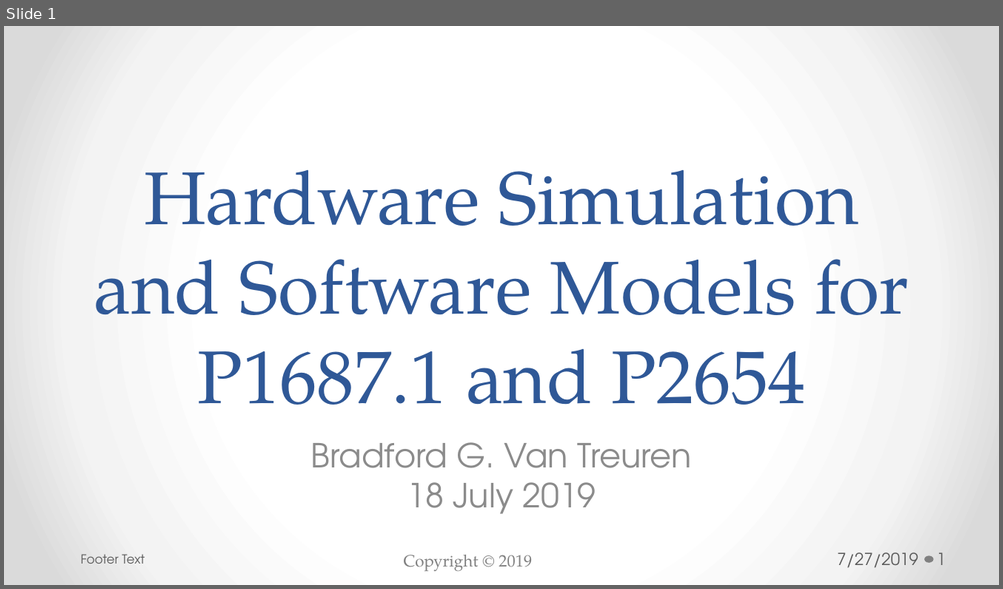
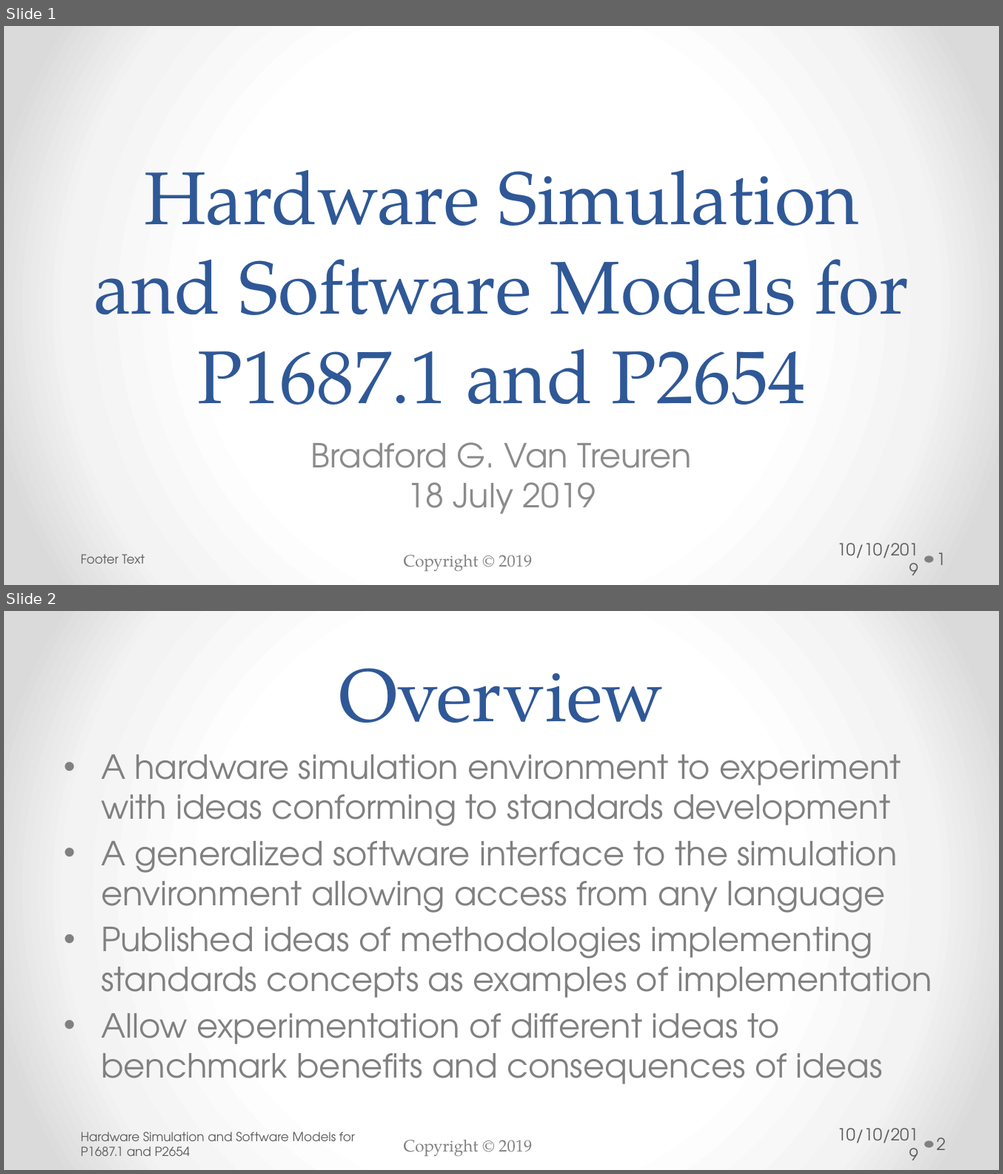
Before and after one commit to bradfordvt/P2654Simulations, a slide deck: docs/HLD.pptx. Shown one above the other, each under a label of ours: slide 1 before the commit, slides 1 and 2 after it. The pictures are 1003x589 and 1003x1174 pixels, drawn with LibreOffice and Linux fonts; fonts in the diff are those of the drawing; background and template pictures are left out. Boxes give left, top, right and bottom in pixels: in the first picture for what was removed or moved away, otherwise in the second. Text is boxed around its words. In the diff, an @@ line names an element or a change of style, - is before the commit and + after.

Commit message:
Updated HLD document to include latest view of models and architecture.  This second draft is to be shared with the IEEE P2654 team on 14 Oct 2019.

```diff
--- a/docs/HLD.pptx
+++ b/docs/HLD.pptx
@@ slide 2 added at <box>4,611,999,1170</box>, background gradient #FFFFFF to #F4F4F4 to #DADADA; not listed: 2 template elements that a slide beside it also shows @@
@@ title added at <box>338,668,663,723</box>, 54 pt, text #2F5897 @@
+Overview
@@ text added at <box>101,755,932,1085</box>, 24 pt, text #808080 @@
+• A hardware simulation environment to experiment with ideas conforming to standards development
+• A generalized software interface to the simulation environment allowing access from any language
+• Published ideas of methodologies implementing standards concepts as examples of implementation
+• Allow experimentation of different ideas to benchmark benefits and consequences of ideas
@@ text added at <box>81,1132,355,1156</box>, 9 pt, text #595959 @@
+Hardware Simulation and Software Models for P1687.1 and P2654
@@ text added at <box>836,1128,918,1144</box>, 12 pt, text #595959 @@
+10/10/2019
@@ page number added at <box>936,1138,945,1150</box>, 12 pt, text #595959 @@
+2
@@ slide 1 changed as well @@
@@ text at <box>836,543,918,559</box>: text changed @@
-7/27/2019
+10/10/2019
```
Also in this commit, not shown: 14 other slides changed, 61 other slides added.
